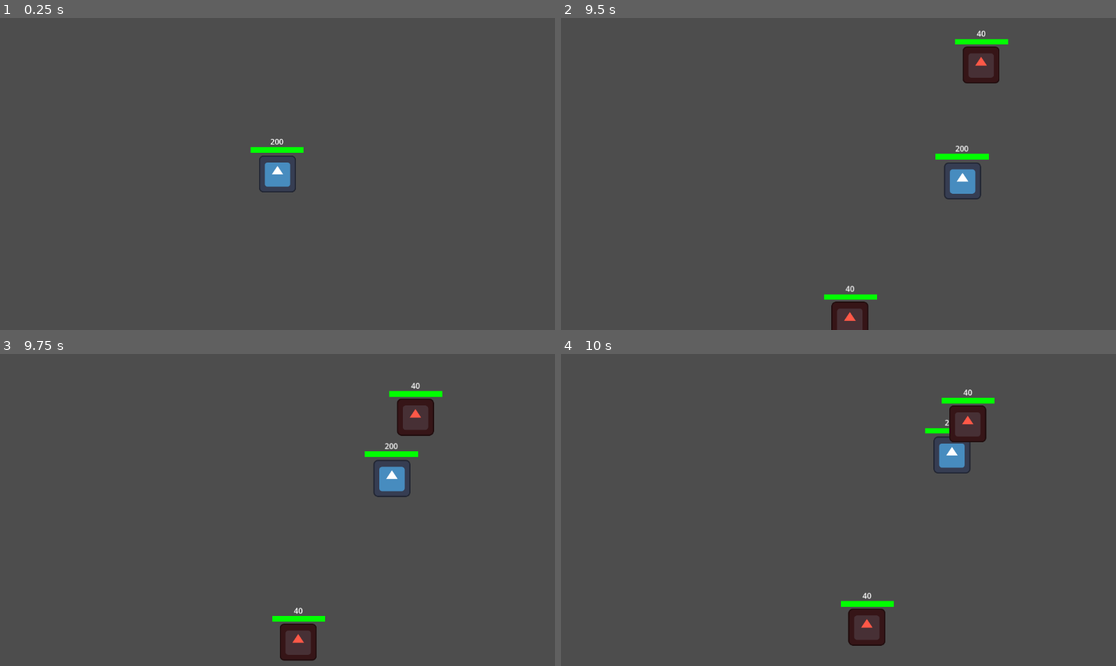
Above: before the commit, frames 1-4 (two rows, left to right).
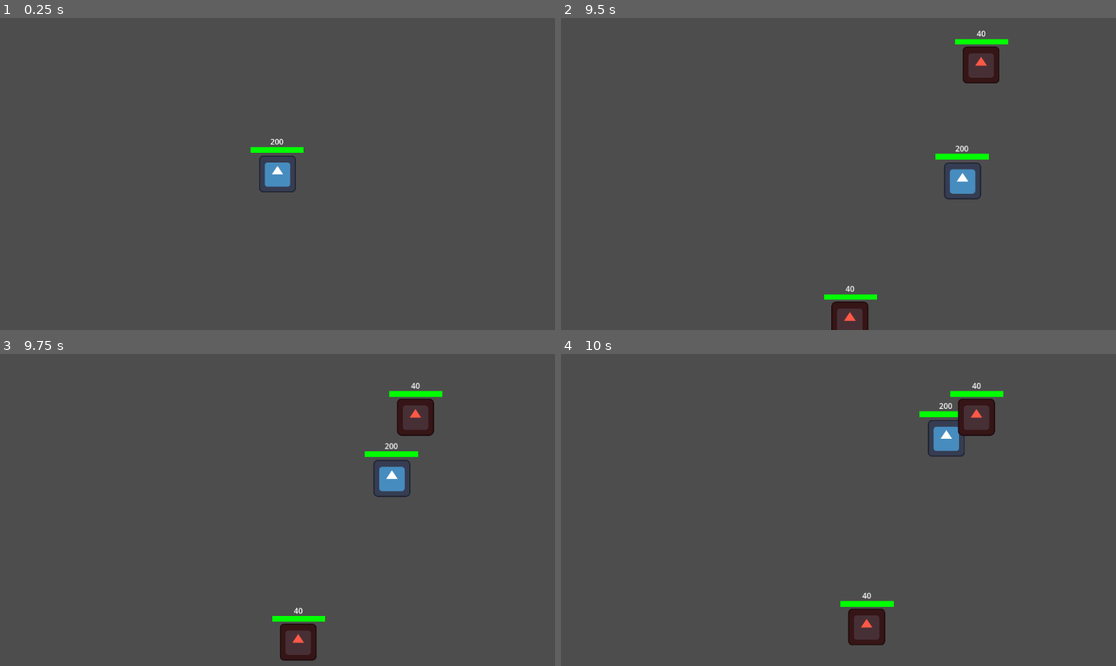
Above: after the commit, the same moments.

Repository: emman123667/shootergameprototype
Game: Godot game, scene res://scenes/game.tscn
The game is run twice, just before and just after one commit, with the same random seed, the same clock (stepped at 60 frames per second) and the same inputs. The engine's default icon, where the game draws it, is replaced by a stand-in: a white triangle on a blue panel in a dark square.
Inputs (mouse positions are in pixels of both pictures, inside the frame that each line leads up to):
- Up to frame 1 (0.25 s): no input
- Up to frame 2 (9.5 s): tap Enter (emit_test_signal) at 0.5 s; move the mouse to (810, 236) at 0.52 s; hold Enter (emit_test_signal) 0.53-1.28 s; hold Up (player_move_up) 0.53-2.03 s; move the mouse to (1005, 220) at 1.27 s; click (1005, 220) at 1.35 s; tap Space at 2 s; move the mouse to (672, 127) at 2.02 s; hold Enter (emit_test_signal) 2.03-2.78 s; hold Left (player_move_left) 2.03-3.53 s; move the mouse to (866, 174) at 2.77 s; click (866, 174) at 2.85 s; move the mouse to (755, 96) at 3.52 s; hold Down (player_move_down) 3.53-4.28 s; hold Enter (emit_test_signal) 3.53-4.28 s; move the mouse to (960, 158) at 4.27 s; hold Right (player_move_right) 4.28-5.03 s; click (960, 158) at 4.35 s; move the mouse to (727, 189) at 5.02 s; hold Up (player_move_up) 5.03-5.78 s; hold Enter (emit_test_signal) 5.03-5.78 s; move the mouse to (894, 105) at 5.77 s; hold Right (player_move_right) 5.78-8.03 s; click (894, 105) at 5.85 s; move the mouse to (810, 236) at 6.52 s; hold Enter (emit_test_signal) 6.53-7.28 s; move the mouse to (1005, 220) at 7.27 s; click (1005, 220) at 7.35 s; move the mouse to (672, 127) at 8.02 s; hold Down (player_move_down) 8.03-8.78 s; hold Enter (emit_test_signal) 8.03-8.78 s; move the mouse to (866, 174) at 8.77 s; hold Left (player_move_left) from 8.78 s (still down); click (866, 174) at 8.85 s
- Up to frame 3 (9.75 s): move the mouse to (194, 432) at 9.52 s; release Left (player_move_left) at 9.53 s; hold Up (player_move_up) from 9.53 s (still down); hold Enter (emit_test_signal) from 9.53 s (still down)
- Up to frame 4 (10 s): keep holding Up (player_move_up); keep holding Enter (emit_test_signal)

Frames 1-3 are identical in both runs. In frame 4, 2.0% of the frame differs, in the area x 50-80%, y 9-94%.

Commit message:
Added a close radius to the player to avoid enemies getting too close to the player.

Diff:
--- a/scenes/player.tscn
+++ b/scenes/player.tscn
@@ -1,16 +1,20 @@
-[gd_scene load_steps=8 format=3 uid="uid://dkqnvfhoo284m"]
+[gd_scene load_steps=10 format=3 uid="uid://dkqnvfhoo284m"]
 
 [ext_resource type="Texture2D" uid="uid://bdxh5ta2pgkni" path="res://icon.svg" id="1_4flbx"]
 [ext_resource type="Script" uid="uid://db0ay5qt2evhn" path="res://scripts/player.gd" id="1_onrkg"]
 [ext_resource type="PackedScene" uid="uid://drly1ihijpwlm" path="res://scenes/gun.tscn" id="2_qhqgy"]
 [ext_resource type="PackedScene" uid="uid://b1oaalh62xl88" path="res://scenes/character_health_bar.tscn" id="2_qlg0r"]
 [ext_resource type="PackedScene" uid="uid://d28srkui6xpgp" path="res://scenes/hitbox.tscn" id="4_dqkch"]
+[ext_resource type="Script" uid="uid://ctmqwgqvqe5pu" path="res://scripts/close_radius.gd" id="6_tuyoq"]
 
 [sub_resource type="RectangleShape2D" id="RectangleShape2D_onrkg"]
 size = Vector2(32, 32)
 
 [sub_resource type="RectangleShape2D" id="RectangleShape2D_dqkch"]
 size = Vector2(30, 30)
+
+[sub_resource type="CircleShape2D" id="CircleShape2D_fjrip"]
+radius = 61.0082
 
 [node name="Player" type="CharacterBody2D"]
 collision_mask = 5
@@ -40,6 +44,13 @@
 
 [node name="HitboxCollisionShape" type="CollisionShape2D" parent="Hitbox"]
 shape = SubResource("RectangleShape2D_dqkch")
-debug_color = Color(0.685838, 0.500495, 0, 0.42)
+debug_color = Color(0.544824, 0.39476, 8.66354e-07, 0.42)
+
+[node name="PlayerCloseRadius" type="Area2D" parent="."]
+script = ExtResource("6_tuyoq")
+
+[node name="CloseRadiusCollisionShape" type="CollisionShape2D" parent="PlayerCloseRadius"]
+shape = SubResource("CircleShape2D_fjrip")
+debug_color = Color(0.296746, 0.365477, 0.406156, 0.42)
 
 [connection signal="playerFire" from="." to="." method="_on_player_fire"]
--- /dev/null
+++ b/scripts/close_radius.gd
@@ -0,0 +1,17 @@
+class_name PlayerCloseRadius
+
+extends Area2D
+
+@export var player: Enemy
+
+func _ready() -> void:
+	body_entered.connect(_onCloseRadiusReached)
+	body_exited.connect(_onCloseRadiusExited)
+
+func _onCloseRadiusReached(body: Node2D) -> void:
+	if body is Enemy:
+		body.setCurrentState(body.CurrentState.STALL)
+
+func _onCloseRadiusExited(body: Node2D) -> void:
+	if body is Enemy:
+		body.setCurrentState(body.CurrentState.FOLLOW_PLAYER)
--- a/scripts/enemy.gd
+++ b/scripts/enemy.gd
@@ -2,16 +2,23 @@
 
 extends Character
 
+enum CurrentState {FOLLOW_PLAYER, STALL}
+
 @export var targetPlayer: Player
+var currentState: CurrentState
 
 @onready var hitbox: Hitbox = $Hitbox
 
 func _ready() -> void:
 	hitbox.isHit.connect(_onHitboxIsHit)
+	currentState = CurrentState.FOLLOW_PLAYER
 
 func _physics_process(delta: float) -> void:
 	# Follow the player
-	self.velocity = (targetPlayer.position - self.position).normalized() * move_speed
+	if currentState == CurrentState.FOLLOW_PLAYER:
+		self.velocity = (targetPlayer.position - self.position).normalized() * move_speed
+	elif currentState == CurrentState.STALL:
+		self.velocity = Vector2.ZERO
 	self.move_and_slide()
 
 func takeDamage(dmgSource: Bullet):
@@ -23,3 +30,6 @@
 	if dmgSource.alignment == dmgSource.Alignment.PLAYER:
 		takeDamage(dmgSource)
 		dmgSource.queue_free()
+
+func setCurrentState(newState: CurrentState):
+	currentState = newState
--- a/scripts/gun.gd
+++ b/scripts/gun.gd
@@ -1,5 +1,4 @@
-# Player's gun node script
-
+# Gun node script
 class_name Gun
 
 extends Node2D
Not shown, added: scripts/close_radius.gd.uid
